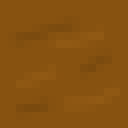
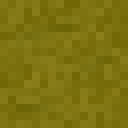
Before/after of a 128px x 128px layered artwork. What changed in the layer stack:
added layer "Grass" above "Outside Horizontal Wall" over box(0, 0, 128, 128)
renamed "Layer 5" to "Dirt", hid it over box(0, 0, 128, 128)
